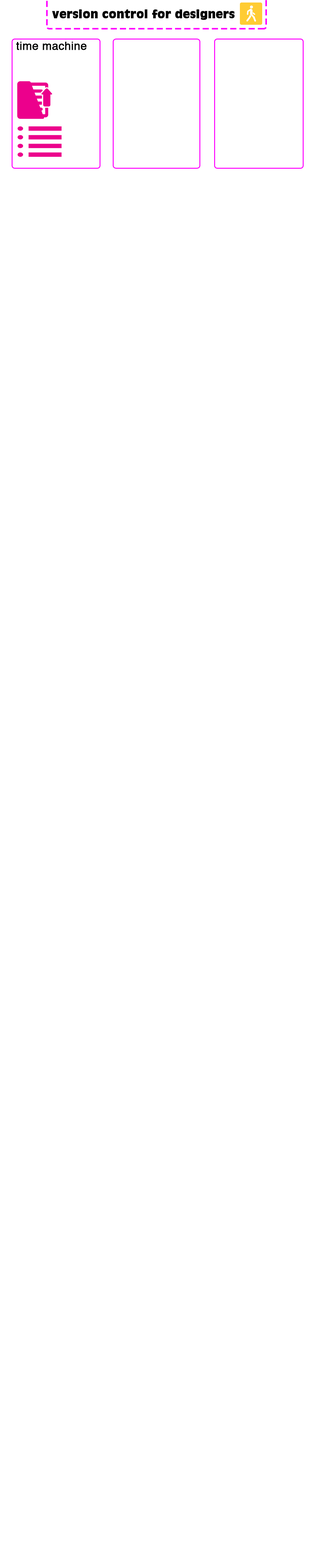
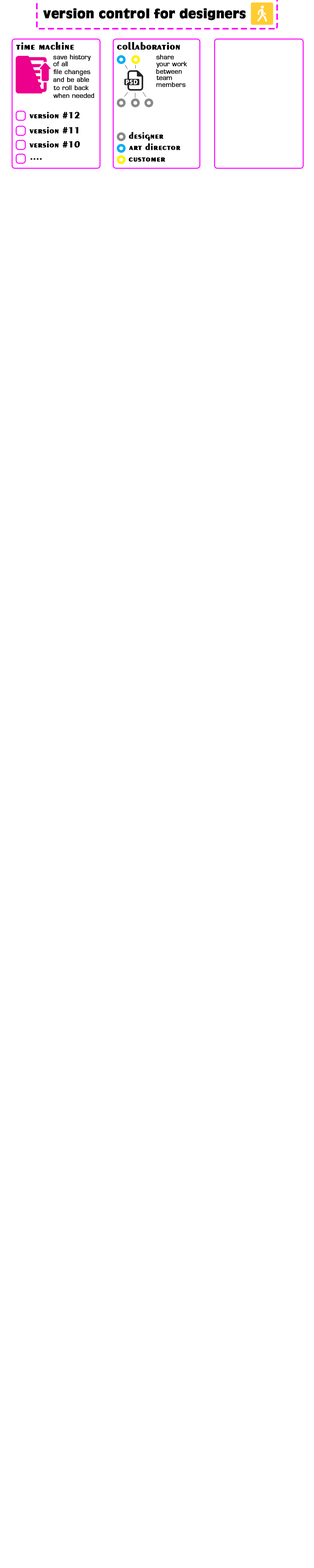
Layer changes from the first 314px x 1568px image to the second:
added group "collaboration" (1st of 2) with 25 layers above "time machine" over [116, 42, 187, 165]
added layer "between" in group "collaboration" over [156, 68, 182, 75]
added layer "your work" in group "collaboration" over [156, 61, 187, 69]
added group "diagram" with 11 layers in group "collaboration" over [116, 55, 154, 108]
moved "Shape 4" into group "diagram", painted on it over [17, 70, 144, 157]
added layer "collaboration" (2nd of 2, in "collaboration") in group "collaboration" over [116, 42, 180, 50]
added layer "customer" in group "collaboration" over [128, 157, 166, 162]
added layer "art director" in group "collaboration" over [128, 143, 181, 151]
added layer "designer" in group "collaboration" over [128, 132, 164, 141]
moved "Rounded Rectangle 3" into group "collaboration" over [116, 42, 187, 165]
added layer "version #10" in group "time machine" over [29, 140, 80, 148]
added layer "version #11" in group "time machine" over [29, 126, 79, 134]
added layer "version #12" in group "time machine" over [29, 111, 80, 119]
added layer "when needed" in group "time machine" over [53, 93, 95, 99]
added layer "to roll back" in group "time machine" over [53, 85, 89, 91]
added layer "and be able" in group "time machine" over [53, 77, 90, 83]
added layer "file changes" in group "time machine" over [53, 69, 91, 76]
added layer "save history" in group "time machine" over [53, 54, 91, 62]
painted on "time machine" (2nd of 2, in "time machine") over [15, 41, 87, 51]
painted on "Shape 3" over [15, 55, 53, 119]
painted on "Shape 2" over [245, 5, 267, 22]
painted on "Shape 1" over [239, 2, 273, 25]
moved "version control for designers" above "Rounded Rectangle 1", painted on it over [42, 8, 246, 21]
painted on "Rounded Rectangle 1" over [36, 0, 278, 30]
…and 20 more changes (20 added)
